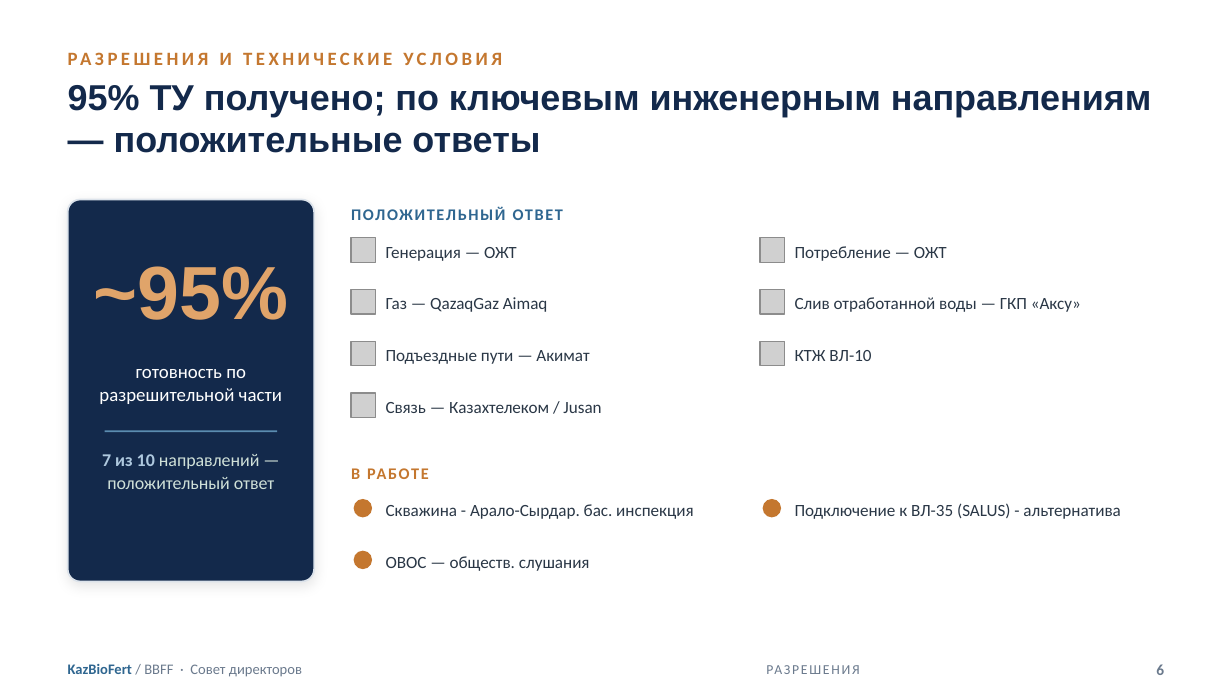
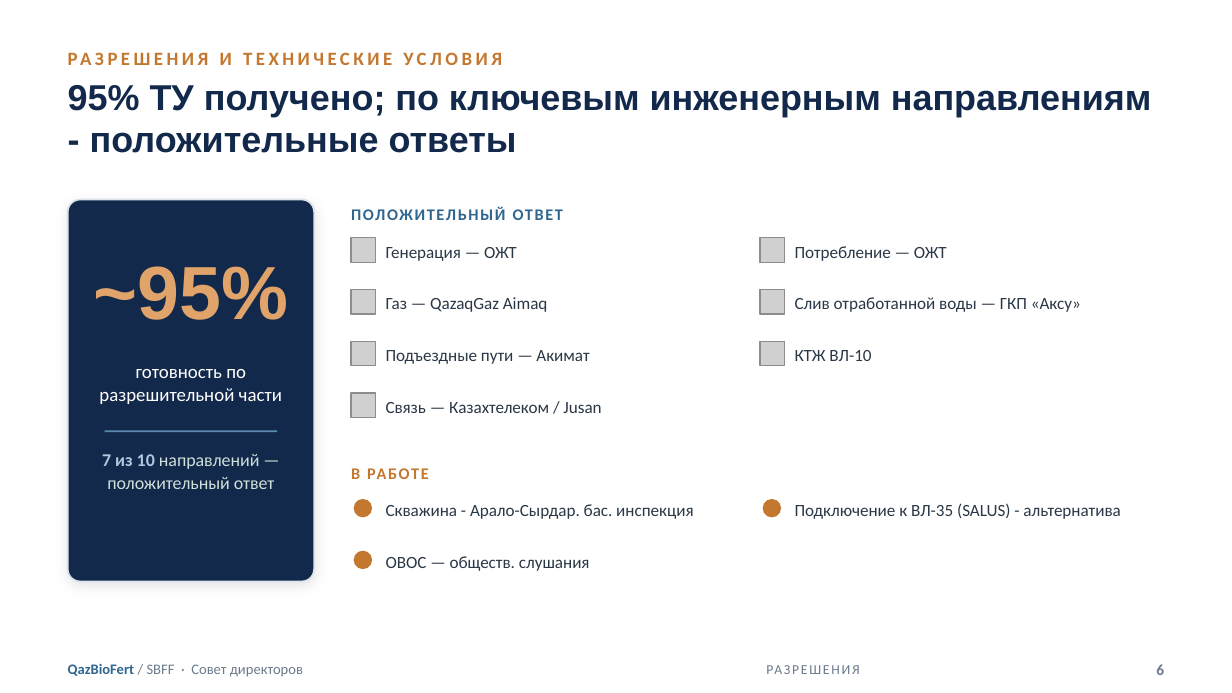
Before and after one commit to aoobakirov/board-presentation, a slide deck: slide 6 of KazBioFert_Board_Presentation_FINAL_20260709.pptx. Drawn at 1232x693 pixels with LibreOffice and Linux fonts; fonts in the diff are those of the drawing; grey boxes stand for pictures. Boxes give left, top, right and bottom in pixels: in the first picture for what was removed or moved away, otherwise in the second. Text is boxed around its words. In the diff, an @@ line names an element or a change of style, - is before the commit and + after.

```diff
--- a/KazBioFert_Board_Presentation_FINAL_20260709.pptx
+++ b/KazBioFert_Board_Presentation_FINAL_20260709.pptx
@@ text at [68,85,1152,153]: text changed @@
-95% ТУ получено; по ключевым инженерным направлениям — положительные ответы
+95% ТУ получено; по ключевым инженерным направлениям - положительные ответы
@@ text at [68,664,303,677]: text changed @@
-KazBioFert / BBFF · Совет директоров
+QazBioFert / SBFF · Совет директоров
```
Also in this commit, not shown: 24 other slides changed, 1 slide added, 2 slides removed, 3 other files.
